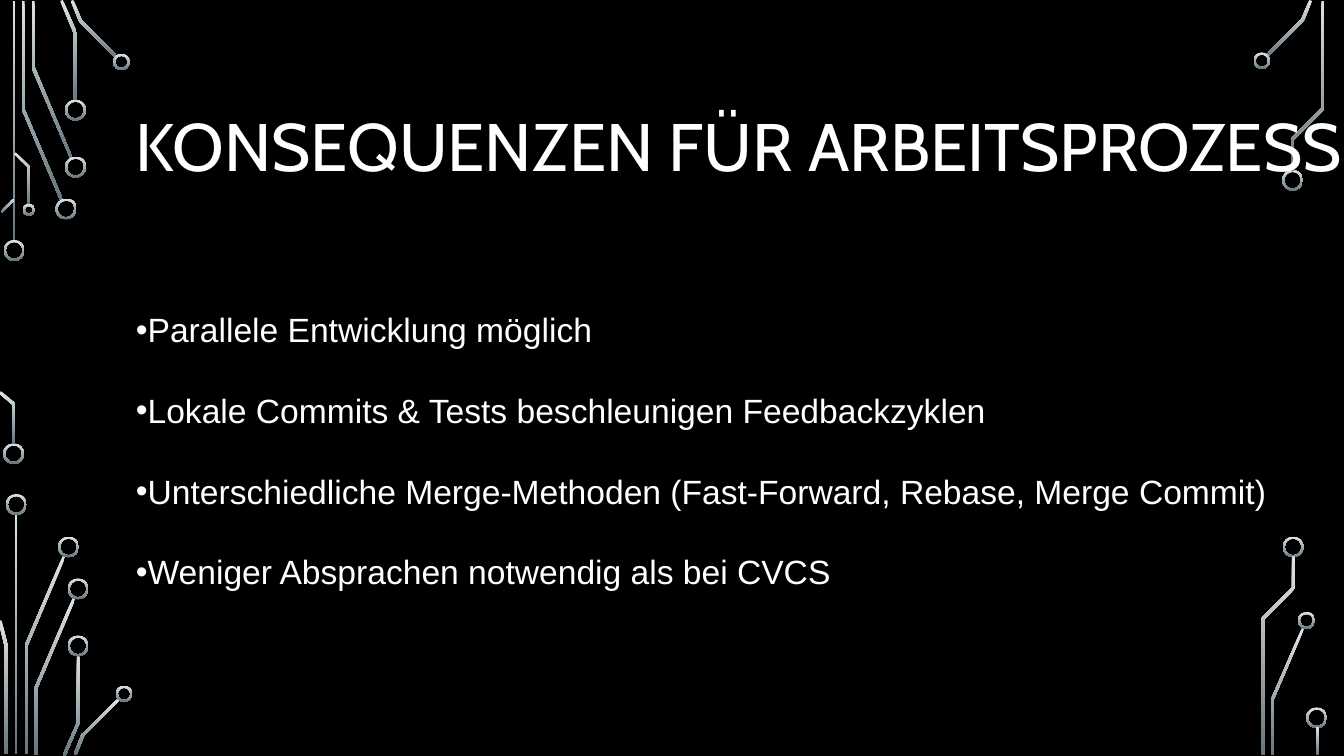
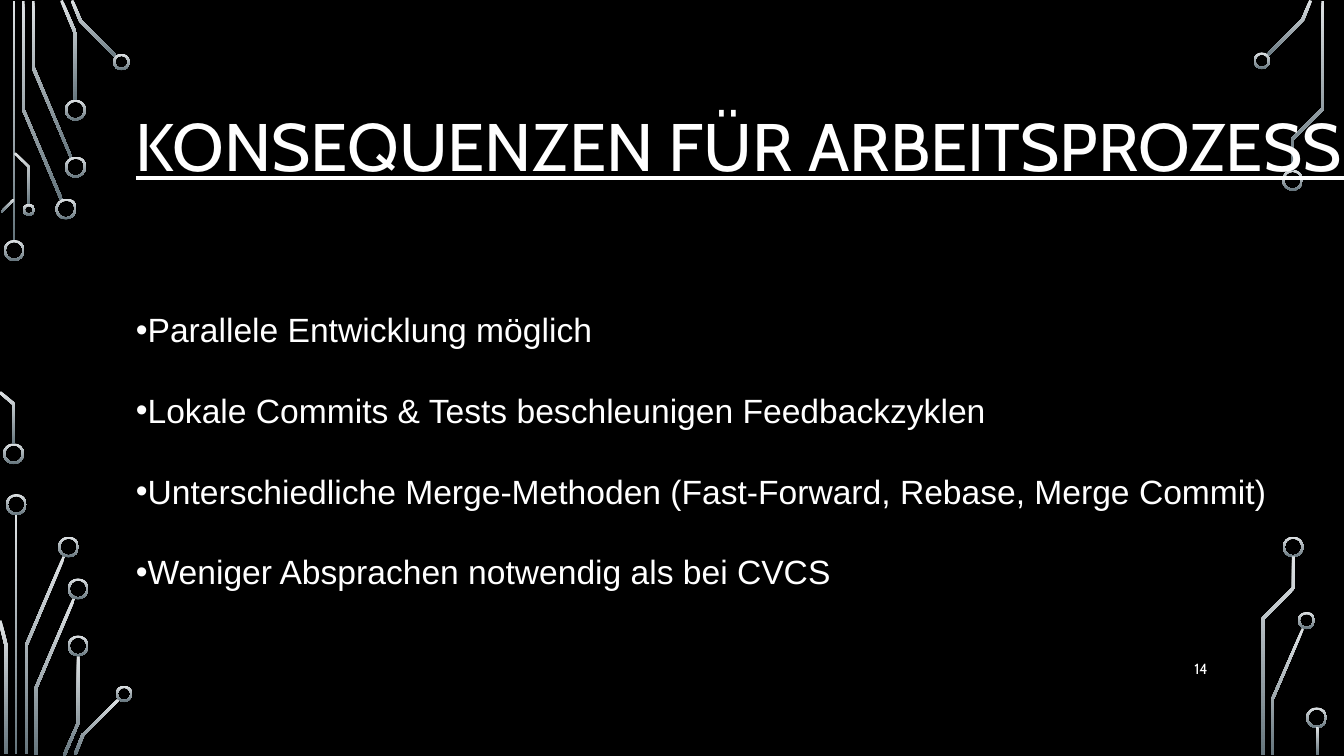
Before and after one commit to Igelkaempfer/Versionsverwaltungssystem-Poster, a slide deck: slide 14 of Versionskontrollsysteme im Softwareengineering (1).pptx (slide 12 before the commit). Drawn at 1344x756 pixels with LibreOffice and Linux fonts; fonts in the diff are those of the drawing; background and template pictures are left out. Boxes give left, top, right and bottom in pixels: in the first picture for what was removed or moved away, otherwise in the second. Text is boxed around its words. In the diff, an @@ line names an element or a change of style, - is before the commit and + after.

```diff
--- a/Versionskontrollsysteme im Softwareengineering (1).pptx
+++ b/Versionskontrollsysteme im Softwareengineering (1).pptx
@@ title "KONSEQUENZEN FÜR ARBEITSPROZESSE" at [136,115,1344,187]: underline on @@
@@ page number added at [1194,663,1207,674], 10.5 pt, text #FFFFFF @@
+14
```
Also in this commit, not shown: 17 other slides changed, 9 slides added, 2 slides removed.
